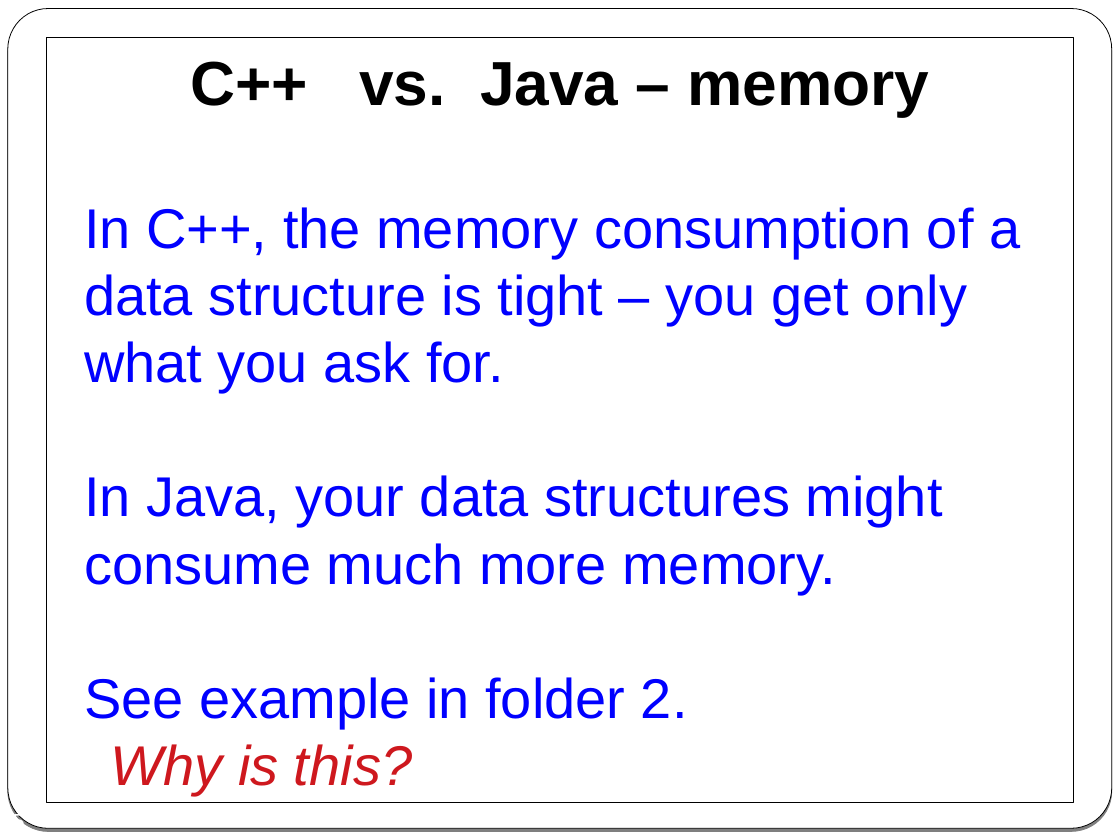
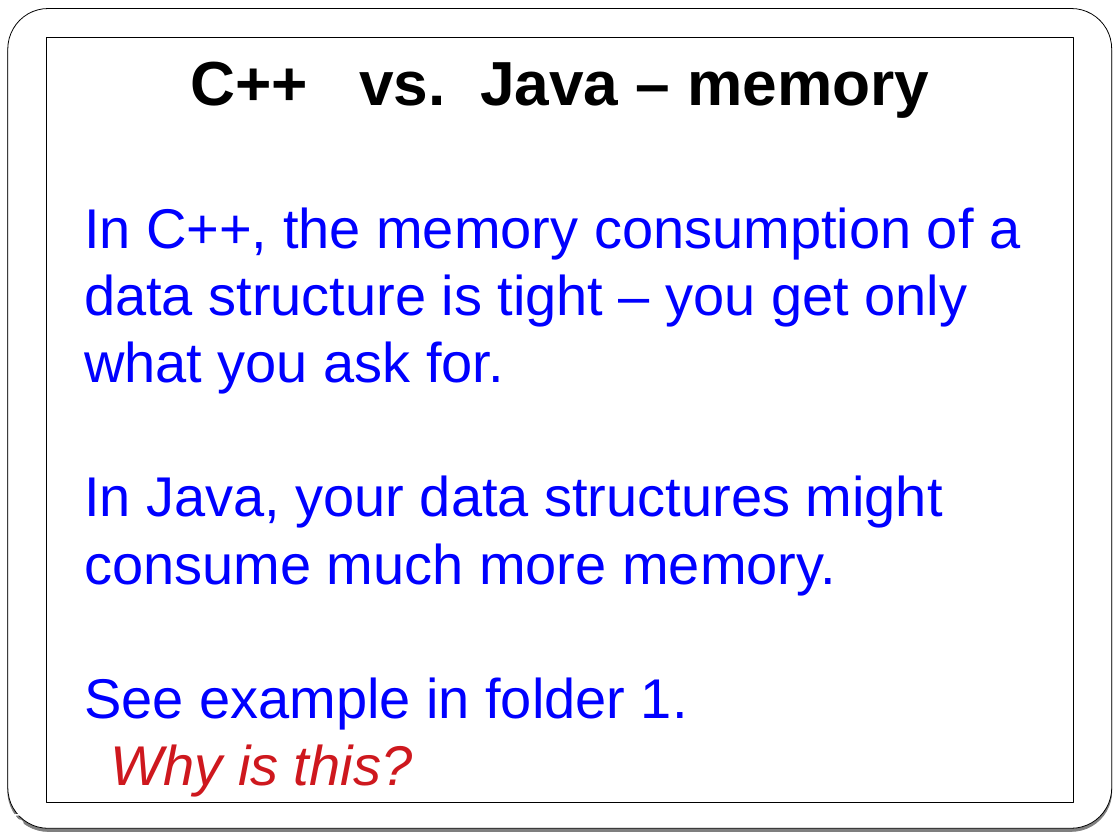
Before and after one commit to cpp-at-ariel/cpp-5781, a slide deck: slide 5 of 01-what-is-cpp/slides-1-cpp-vs-c-vs-java.odp. Drawn at 1120x840 pixels with LibreOffice and Linux fonts; fonts in the diff are those of the drawing. Boxes give left, top, right and bottom in pixels: in the first picture for what was removed or moved away, otherwise in the second. Text is boxed around its words. In the diff, an @@ line names an element or a change of style, - is before the commit and + after.

```diff
--- a/01-what-is-cpp/slides-1-cpp-vs-c-vs-java.odp
+++ b/01-what-is-cpp/slides-1-cpp-vs-c-vs-java.odp
@@ text in rectangle at (x1=84, y1=677, x2=688, y2=728): text changed @@
-● See example in folder 2.
+● See example in folder 1.
```
Also in this commit, not shown: 1 other slide changed, 15 other files.
